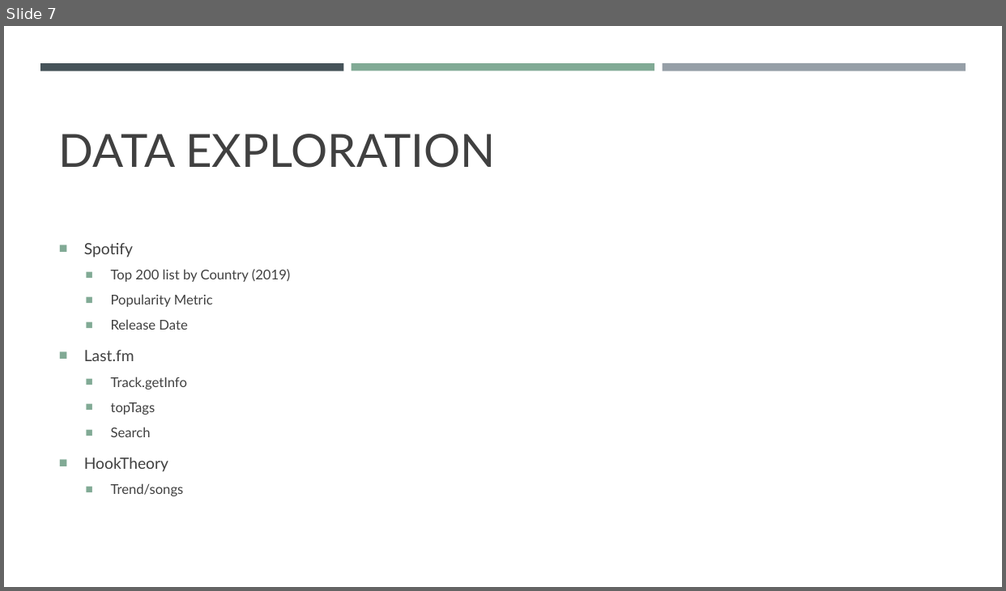
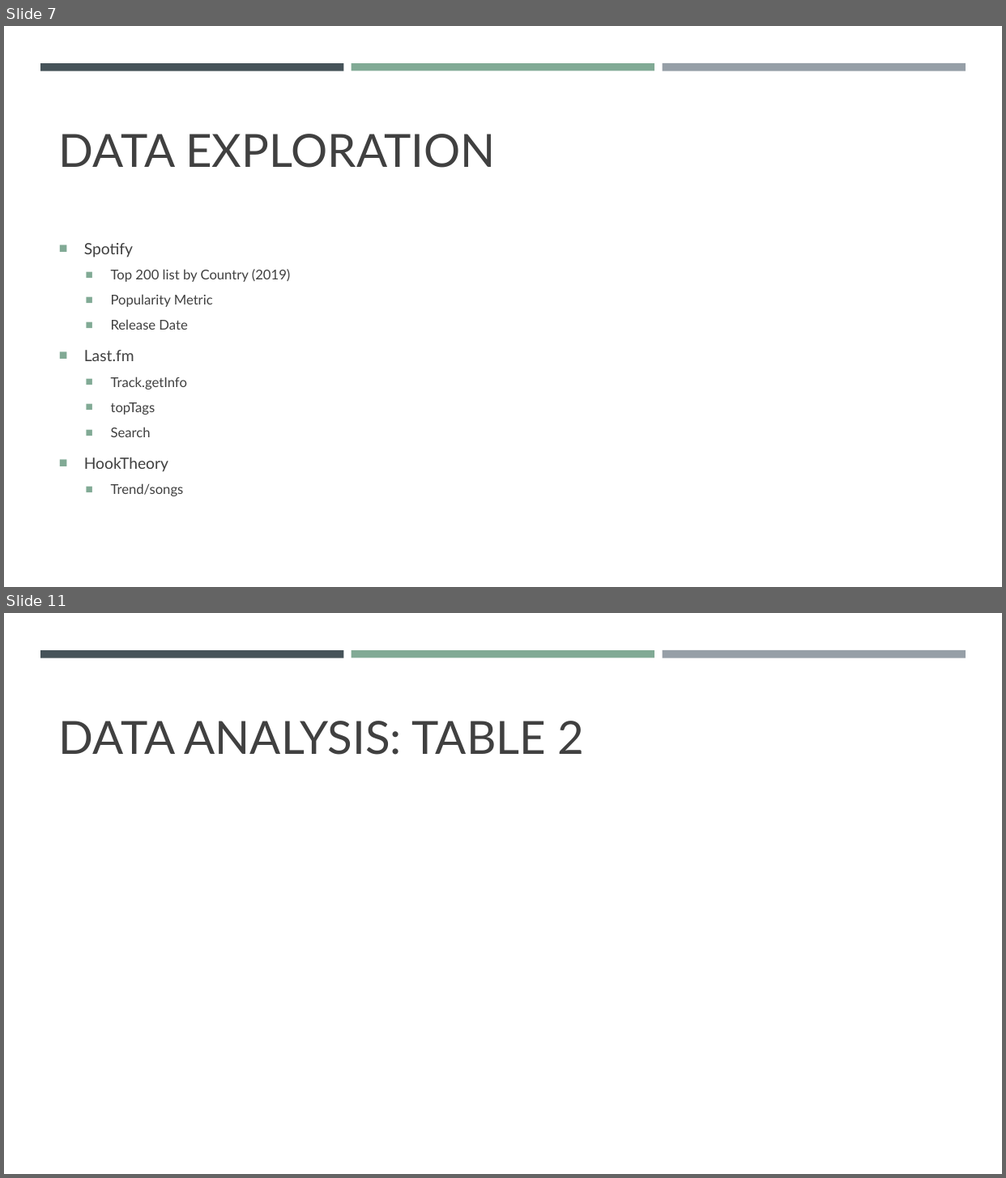
Before and after one commit to 77culhane/GWU_Fall_2019_Project01_The_Geeknd, a slide deck: Musical Chord Progression analysis.pptm. Shown one above the other, each under a label of ours: slide 7 before the commit, slides 7 and 11 after it; the slides between them are not shown. The pictures are 1006x591 and 1006x1178 pixels, drawn with LibreOffice and Linux fonts; fonts in the diff are those of the drawing. Boxes give left, top, right and bottom in pixels: in the first picture for what was removed or moved away, otherwise in the second. Text is boxed around its words. In the diff, an @@ line names an element or a change of style, - is before the commit and + after.

```diff
--- a/Musical Chord Progression analysis.pptm
+++ b/Musical Chord Progression analysis.pptm
@@ slide 11 added at [4,613,1002,1174], background #FFFFFF; not listed: 3 template elements that a slide beside it also shows @@
@@ title added at [59,721,585,755], 44 pt, text #404040 @@
+DATA ANALYSIS: TABLE 2
```
Also in this commit, not shown: 2 slides changed, 8 other slides added, 1 slide removed.
